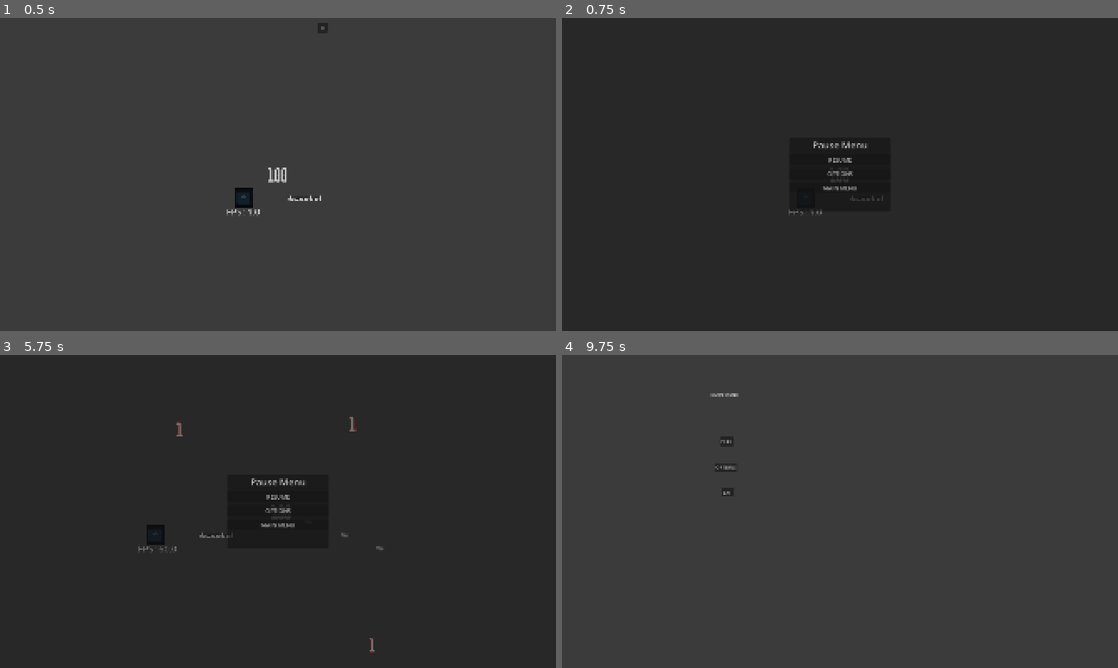
Above: before the commit, frames 1-4 (two rows, left to right).
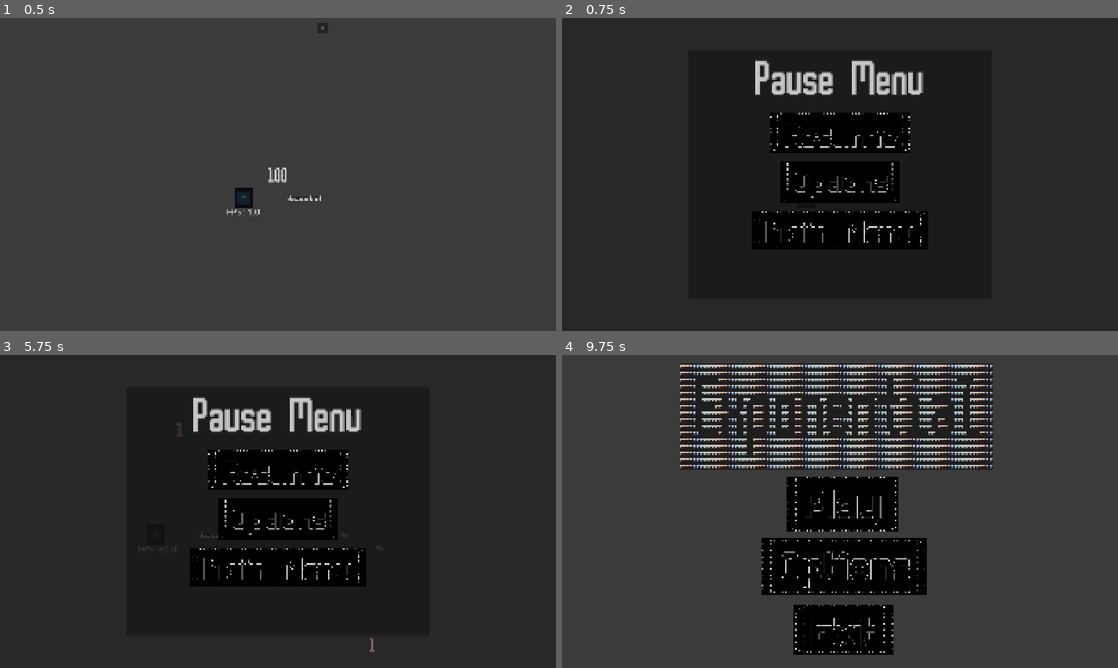
Above: after the commit, the same moments.

Repository: emon22830/KL20
Game: Godot game, scene res://src/main/main.tscn
Two runs of this game, one before a commit and one after it. Both use one fixed random seed, a clock stepped at 60 frames per second and the inputs below. The engine's default icon, where the game draws it, is replaced by a stand-in: a white triangle on a blue panel in a dark square.
Inputs (mouse positions are in pixels of both pictures, inside the frame that each line leads up to; where the layout moved, square brackets give the same spot in the first picture):
- Up to frame 1 (0.5 s): no input
- Up to frame 2 (0.75 s): click "II" at 0.5 s
- Up to frame 3 (5.75 s): click (278, 458) [278, 495] at 1.25 s; tap Enter (ui_accept) at 2, 2.27, 3.02, 4.52, 5.27 s; move the mouse to (400, 495) at 2.02 s; press the mouse at (400, 495) at 2.03 s; hold D (move_right) 2.03-3.53 s; move the mouse to (166, 527) at 2.77 s; release the mouse at (166, 527) at 2.78 s; click (166, 527) at 2.85 s; move the mouse to (333, 442) at 3.52 s; press the mouse at (333, 442) at 3.53 s; hold A (move_left) 3.53-4.28 s; move the mouse to (250, 574) at 4.27 s; release the mouse at (250, 574) at 4.28 s; hold D (move_right) from 4.28 s (still down); click (250, 574) at 4.35 s; move the mouse to (444, 558) at 5.02 s; press the mouse at (444, 558) at 5.03 s; tap Escape (pause) at 5.65 s
- Up to frame 4 (9.75 s): release D (move_right) at 5.75 s; release the mouse at (1006, 558) at 5.75 s; click (840, 530) [840, 511] at 5.75 s; click "Windowed" at 6.5 s; click "30 fps" at 7.25 s; click "On" at 8 s; click "Return" at 8.75 s; click (840, 602) [840, 524] at 9.5 s

Frame 1 is identical in both runs. In frame 2, 10% of the frame differs, in the area x 34-66%, y 13-74%; in frame 3, 11%; in frame 4, 31%, in the area x 21-78%, y 2-96%.

Commit message:
Added Main Menu

Diff:
--- a/src/mainmenu/main_menu.tscn
+++ b/src/mainmenu/main_menu.tscn
@@ -2,6 +2,10 @@
 
 [ext_resource type="Script" uid="uid://xiumtq53trhy" path="res://src/mainmenu/main_menu.gd" id="1_pfhkm"]
 [ext_resource type="PackedScene" uid="uid://d05o8woarffm3" path="res://src/ui/options/options.tscn" id="2_u17xg"]
+[ext_resource type="Texture2D" uid="uid://c2uv1y42cdt3d" path="res://asset/ascii-art/play.png" id="3_p1ij0"]
+[ext_resource type="Texture2D" uid="uid://blho3d1tp76s0" path="res://asset/test/final1.png" id="3_tggik"]
+[ext_resource type="Texture2D" uid="uid://b35eow7vagmf" path="res://asset/ascii-art/options.png" id="4_nqbv2"]
+[ext_resource type="Texture2D" uid="uid://b46pd2iwe7rpl" path="res://asset/ascii-art/exit.png" id="5_7seqg"]
 
 [node name="Control" type="Control" unique_id=508173215]
 process_mode = 3
@@ -13,44 +17,54 @@
 grow_vertical = 2
 script = ExtResource("1_pfhkm")
 
-[node name="RichTextLabel" type="RichTextLabel" parent="." unique_id=1910532825]
-layout_mode = 0
-offset_left = 491.0
-offset_top = 116.0
-offset_right = 634.0
-offset_bottom = 155.0
-text = "MAIN MENU"
-horizontal_alignment = 1
-vertical_alignment = 1
+[node name="MainTitle" type="Sprite2D" parent="." unique_id=200785849]
+position = Vector2(947, 213)
+texture = ExtResource("3_tggik")
 
 [node name="Play" type="Button" parent="." unique_id=1761478992]
 layout_mode = 0
-offset_left = 544.0
-offset_top = 283.0
-offset_right = 591.0
-offset_bottom = 314.0
-text = "PLAY"
+offset_left = 708.0
+offset_top = 382.0
+offset_right = 1225.0
+offset_bottom = 647.0
+size_flags_horizontal = 4
+size_flags_vertical = 4
+offset_transform_enabled = true
+offset_transform_scale = Vector2(0.755, 0.755)
+icon = ExtResource("3_p1ij0")
+flat = true
 
 [node name="Options" type="Button" parent="." unique_id=649768266]
 layout_mode = 0
-offset_left = 527.0
-offset_top = 372.0
-offset_right = 606.0
-offset_bottom = 403.0
-text = "OPTIONS"
+offset_left = 591.0
+offset_top = 597.0
+offset_right = 1354.0
+offset_bottom = 862.0
+size_flags_horizontal = 4
+size_flags_vertical = 4
+offset_transform_enabled = true
+offset_transform_scale = Vector2(0.755, 0.755)
+icon = ExtResource("4_nqbv2")
+flat = true
 
 [node name="Exit" type="Button" parent="." unique_id=576317864]
 layout_mode = 0
-offset_left = 553.0
-offset_top = 459.0
-offset_right = 584.0
-offset_bottom = 490.0
-text = "EXIT
-"
+offset_left = 741.0
+offset_top = 830.0
+offset_right = 1205.0
+offset_bottom = 1063.0
+size_flags_horizontal = 4
+size_flags_vertical = 4
+offset_transform_enabled = true
+offset_transform_scale = Vector2(0.755, 0.755)
+icon = ExtResource("5_7seqg")
+flat = true
+icon_alignment = 1
 
 [node name="OptionsMenu" parent="." unique_id=773503458 instance=ExtResource("2_u17xg")]
 visible = false
-layout_mode = 1
+layout_mode = 0
+anchors_preset = 0
 
 [connection signal="pressed" from="Play" to="." method="_on_play_pressed"]
 [connection signal="pressed" from="Options" to="." method="_on_options_pressed"]
--- a/src/ui/pause_menu/pause_menu.tscn
+++ b/src/ui/pause_menu/pause_menu.tscn
@@ -1,7 +1,11 @@
 [gd_scene format=3 uid="uid://cg1jcmieldema"]
 
 [ext_resource type="Script" uid="uid://byewlmuqwydjm" path="res://src/ui/pause_menu/pause_menu.gd" id="1_fsbbv"]
+[ext_resource type="FontFile" uid="uid://d3itg5u8xvefx" path="res://asset/font/AvenuePixel-Regular.otf" id="2_qrgyy"]
 [ext_resource type="PackedScene" uid="uid://d05o8woarffm3" path="res://src/ui/options/options.tscn" id="2_u4p1g"]
+[ext_resource type="Texture2D" uid="uid://b76ko743uc4p7" path="res://asset/ascii-art/resume.png" id="3_dh0hx"]
+[ext_resource type="Texture2D" uid="uid://b35eow7vagmf" path="res://asset/ascii-art/options.png" id="4_t4fdi"]
+[ext_resource type="Texture2D" uid="uid://b1nh2h5r542di" path="res://asset/ascii-art/main menu.png" id="5_kaxfe"]
 
 [node name="PauseMenu" type="CanvasLayer" unique_id=820469798]
 process_mode = 3
@@ -22,7 +26,6 @@
 text = "II"
 
 [node name="PauseOverlay" type="Control" parent="." unique_id=1262709487]
-visible = false
 layout_mode = 3
 anchors_preset = 15
 anchor_right = 1.0
@@ -53,28 +56,49 @@
 
 [node name="VBoxContainer" type="VBoxContainer" parent="PauseOverlay/CenterContainer/PausePanel" unique_id=2058161339]
 layout_mode = 2
-theme_override_constants/separation = 12
+offset_transform_enabled = true
+offset_transform_position_ratio = Vector2(0, -0.075)
+offset_transform_scale = Vector2(1.17, 1.17)
+theme_override_constants/separation = 0
 
 [node name="Title" type="Label" parent="PauseOverlay/CenterContainer/PausePanel/VBoxContainer" unique_id=484284805]
 layout_mode = 2
-theme_override_font_sizes/font_size = 32
+offset_transform_enabled = true
+offset_transform_position_ratio = Vector2(0, 1.055)
+offset_transform_scale = Vector2(1.405, 1.405)
+theme_override_fonts/font = ExtResource("2_qrgyy")
+theme_override_font_sizes/font_size = 120
 text = "Pause Menu"
 horizontal_alignment = 1
 
 [node name="ResumeButton" type="Button" parent="PauseOverlay/CenterContainer/PausePanel/VBoxContainer" unique_id=642492989]
 layout_mode = 2
+offset_transform_enabled = true
+offset_transform_position_ratio = Vector2(0, 0.51)
+offset_transform_scale = Vector2(0.525, 0.525)
 theme_override_font_sizes/font_size = 20
-text = "RESUME"
+icon = ExtResource("3_dh0hx")
+flat = true
+icon_alignment = 1
 
 [node name="OptionButton" type="Button" parent="PauseOverlay/CenterContainer/PausePanel/VBoxContainer" unique_id=976970949]
 layout_mode = 2
+offset_transform_enabled = true
+offset_transform_position_ratio = Vector2(0, 0.055)
+offset_transform_scale = Vector2(0.465, 0.465)
 theme_override_font_sizes/font_size = 20
-text = "OPTIONS"
+icon = ExtResource("4_t4fdi")
+flat = true
+icon_alignment = 1
 
 [node name="MainMenu" type="Button" parent="PauseOverlay/CenterContainer/PausePanel/VBoxContainer" unique_id=1938348470]
 layout_mode = 2
-theme_override_font_sizes/font_size = 20
-text = "MAIN MENU"
+offset_transform_enabled = true
+offset_transform_position_ratio = Vector2(0, -0.4)
+offset_transform_scale = Vector2(0.5, 0.5)
+theme_override_font_sizes/font_size = 1
+icon = ExtResource("5_kaxfe")
+icon_alignment = 1
 
 [node name="Options" parent="." unique_id=773503458 instance=ExtResource("2_u4p1g")]
 visible = false
Binary file added: asset/test/final1.png
Not shown, added: asset/test/final1.png.import
